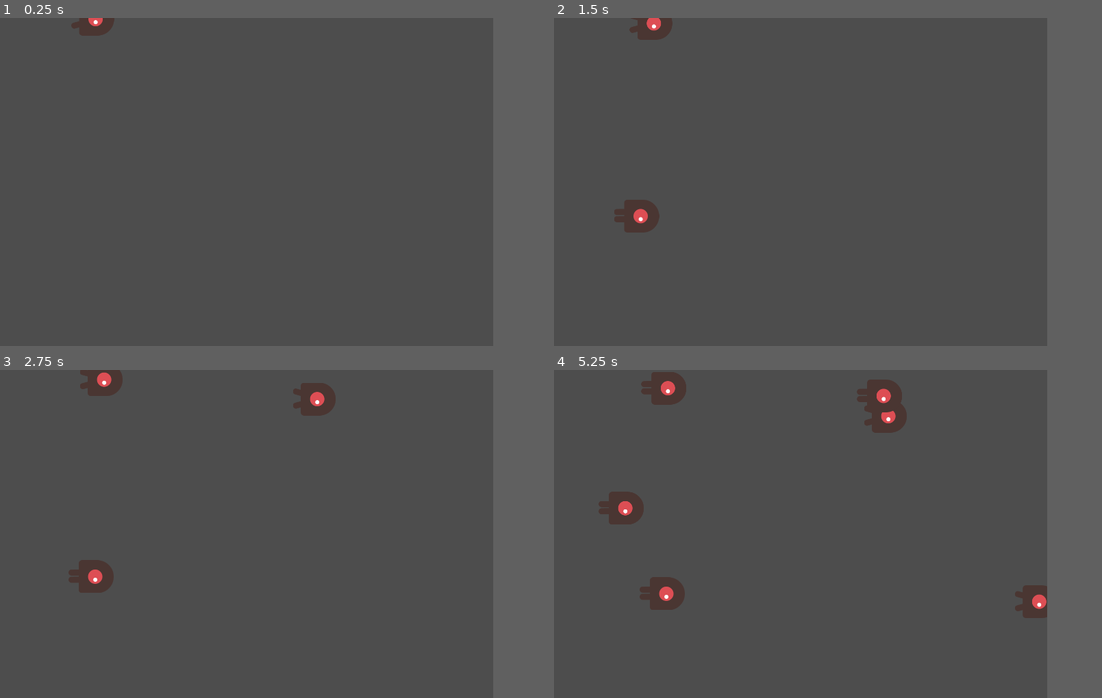
Above: before the commit, frames 1-4 (two rows, left to right).
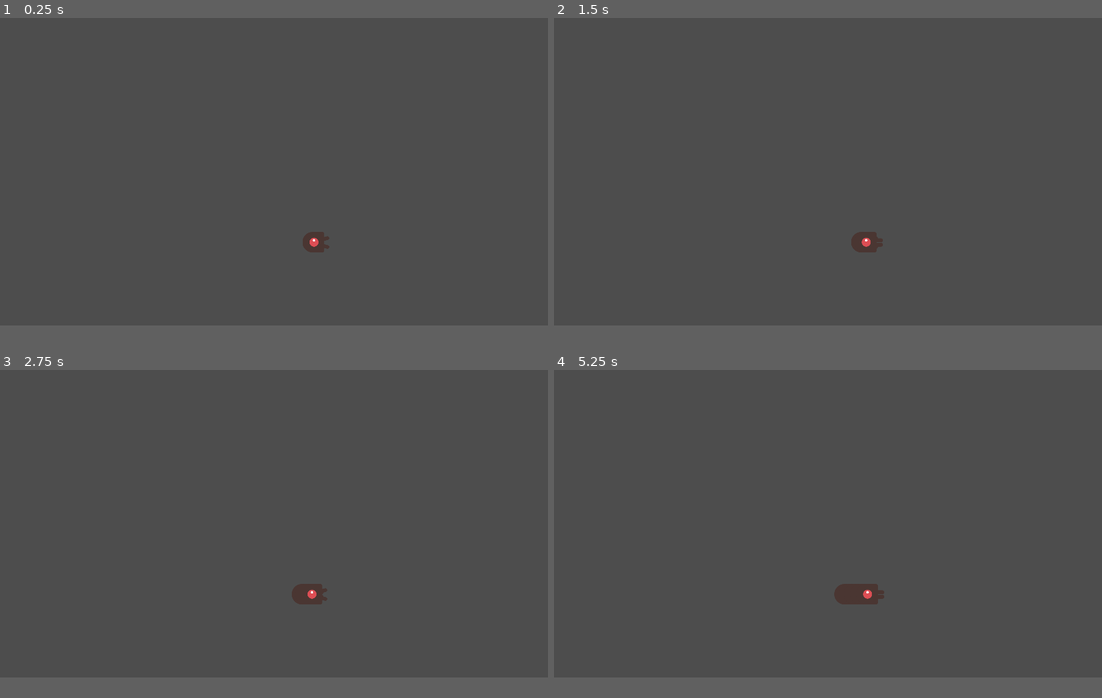
Above: after the commit, the same moments.

Repository: ryzhovalex/wanderer
Game: Godot game, scene res://main.tscn
Same seed, same stepped clock (60 frames per second), same inputs: the game is played once before the commit and once after it.
Inputs:
- Up to frame 1 (0.25 s): no input
- Up to frame 2 (1.5 s): no input
- Up to frame 3 (2.75 s): tap Enter at 2 s
- Up to frame 4 (5.25 s): no input
In our replay, the window is 720x480 before the commit and 800x450 after it. These sizes can differ from the game's own. Grey fills any space a smaller window leaves; there, only what the larger window draws over its background counts as a difference.

The runs differ from the first frame. In frame 1, 0.6% of the frame differs, in the area x 13-61%, y 0-72%; in frame 2, 1.3%; in frame 3, 2.1%; in frame 4, 3.9%, in the area x 8-90%, y 0-76%.

Commit message:
update sv.gd, ground_sv.gd, main.tscn, mob.gd, mob.tscn, ...

Diff:
--- /dev/null
+++ b/common/sv.gd
@@ -0,0 +1,3 @@
+# Service representation
+extends Node
+class_name Sv
--- /dev/null
+++ b/ground_sv.gd
@@ -0,0 +1,3 @@
+extends Sv
+
+const BASE_Y: int = 500
--- a/main.tscn
+++ b/main.tscn
@@ -6,6 +6,3 @@
 [node name="Main" type="Node"]
 script = ExtResource("1_on60r")
 mob = ExtResource("2_uu2e0")
-
-[node name="Marker2D" type="Marker2D" parent="."]
-position = Vector2(441, 361)
--- a/mob.gd
+++ b/mob.gd
@@ -4,6 +4,10 @@
 
 @export var stat: MobStat
 
+func _ready():
+    rotation_degrees = -180
+
 func _process(delta):
     $AnimatedSprite2D.play()
-    position += Vector2(1, 1) * stat.move_spd * delta
+    # Mobs always move to the left, until something in their attack range
+    position += Vector2(-1, 0) * stat.move_spd * delta
--- a/mob.tscn
+++ b/mob.tscn
@@ -19,19 +19,20 @@
 }]
 
 [sub_resource type="CapsuleShape2D" id="CapsuleShape2D_mksgm"]
-radius = 24.0
-height = 50.0
+radius = 21.0
+height = 42.0
 
 [node name="Mob" type="Area2D"]
 script = ExtResource("1_kv5hu")
-metadata/_edit_group_ = true
 
 [node name="AnimatedSprite2D" type="AnimatedSprite2D" parent="."]
+position = Vector2(0, -25)
 scale = Vector2(0.5, 0.5)
 sprite_frames = SubResource("SpriteFrames_ge5bk")
 animation = &"walk"
 
 [node name="CollisionShape2D" type="CollisionShape2D" parent="."]
+position = Vector2(0, -25)
 shape = SubResource("CapsuleShape2D_mksgm")
 
 [connection signal="area_entered" from="." to="." method="_on_area_entered"]
--- a/project.godot
+++ b/project.godot
@@ -19,11 +19,12 @@
 
 DistanceSv="*res://distance_sv.tscn"
 SpawnerSv="*res://spawner_sv.tscn"
+GroundSv="*res://ground_sv.gd"
 
 [display]
 
-window/size/viewport_width=720
-window/size/viewport_height=480
+window/size/viewport_width=1280
+window/size/viewport_height=720
 window/stretch/mode="canvas_items"
 
 [rendering]
--- a/spawner_sv.gd
+++ b/spawner_sv.gd
@@ -1,10 +1,11 @@
-extends Node
+extends Sv
 
 # How often to call spawn instruction
 @export var period_ms: float = 1000
 @export var spawned_scene: PackedScene
 @export var spawned_rnd_stats: Array[MobStat]
 
+const SPAWN_X_OFFSET_FROM_VISIBLE_RECT_CENTER: int = 100
 var last_spawned_ms: float = 0
 
 func _process(_delta):
@@ -18,13 +19,10 @@
         var chosen: Mob = spawned_scene.instantiate()
         chosen.stat = chosen_stat
 
-        var visible_size := get_viewport().get_visible_rect().size
-        var rnd_gen := RandomNumberGenerator.new()
-        var rnd_x := rnd_gen.randf_range(0, visible_size.x)
-        var rnd_y := rnd_gen.randf_range(0, visible_size.y)
-        var final_pos := Vector2(rnd_x, rnd_y)
-
-        chosen.position = final_pos
+        var visible_rect_center := get_viewport().get_visible_rect().get_center()
+        var final_pos_x := visible_rect_center.x + SPAWN_X_OFFSET_FROM_VISIBLE_RECT_CENTER
+        var final_pos_y := GroundSv.BASE_Y
+        chosen.position = Vector2(final_pos_x, final_pos_y)
 
         var parent_node := get_parent()
         assert(parent_node != null)
--- a/spawner_sv.tscn
+++ b/spawner_sv.tscn
@@ -34,7 +34,17 @@
 dmg_recover_ms = 3000
 atk_range = 100
 
+[sub_resource type="Resource" id="Resource_387eq"]
+script = ExtResource("3_k8ye5")
+move_spd = 15
+max_hp = 100
+hp = null
+dmg = 10
+atk_cooldown_ms = 3000
+dmg_recover_ms = 3000
+atk_range = 100
+
 [node name="SpawnerSv" type="Node"]
 script = ExtResource("1_bey61")
 spawned_scene = ExtResource("2_h0d7g")
-spawned_rnd_stats = Array[ExtResource("3_k8ye5")]([SubResource("Resource_fvd0n"), SubResource("Resource_80sny"), SubResource("Resource_t16qw")])
+spawned_rnd_stats = Array[ExtResource("3_k8ye5")]([SubResource("Resource_fvd0n"), SubResource("Resource_80sny"), SubResource("Resource_t16qw"), SubResource("Resource_387eq")])
Not shown: 1 places in spawner_sv.tscn that only renumber resources
